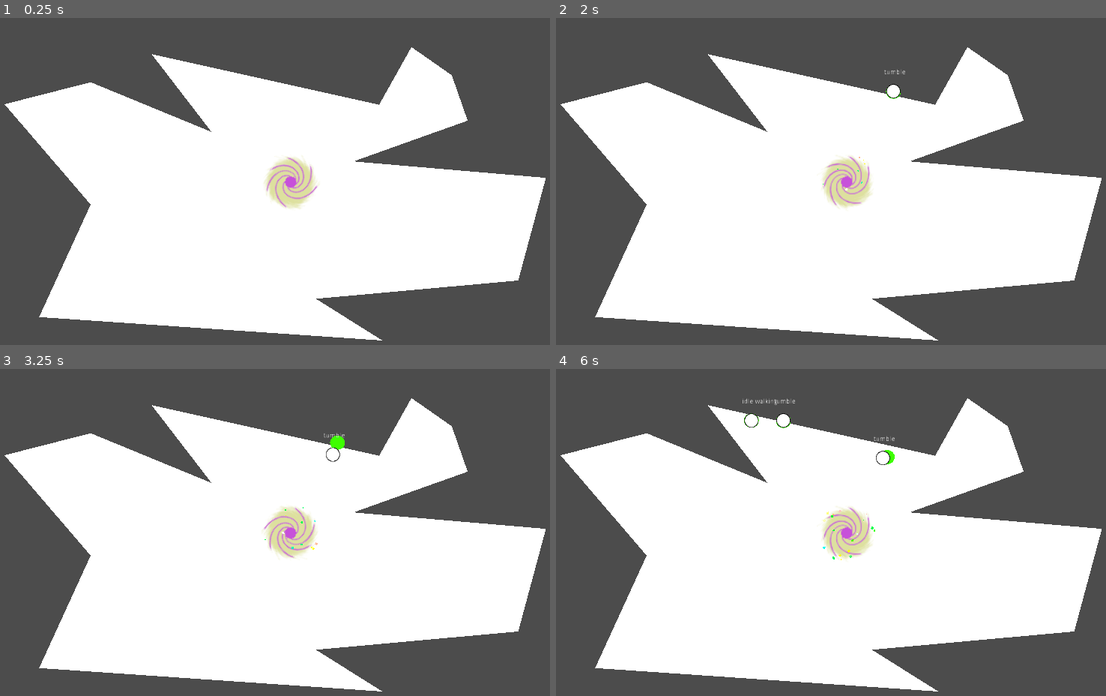
Above: before the commit, frames 1-4 (two rows, left to right).
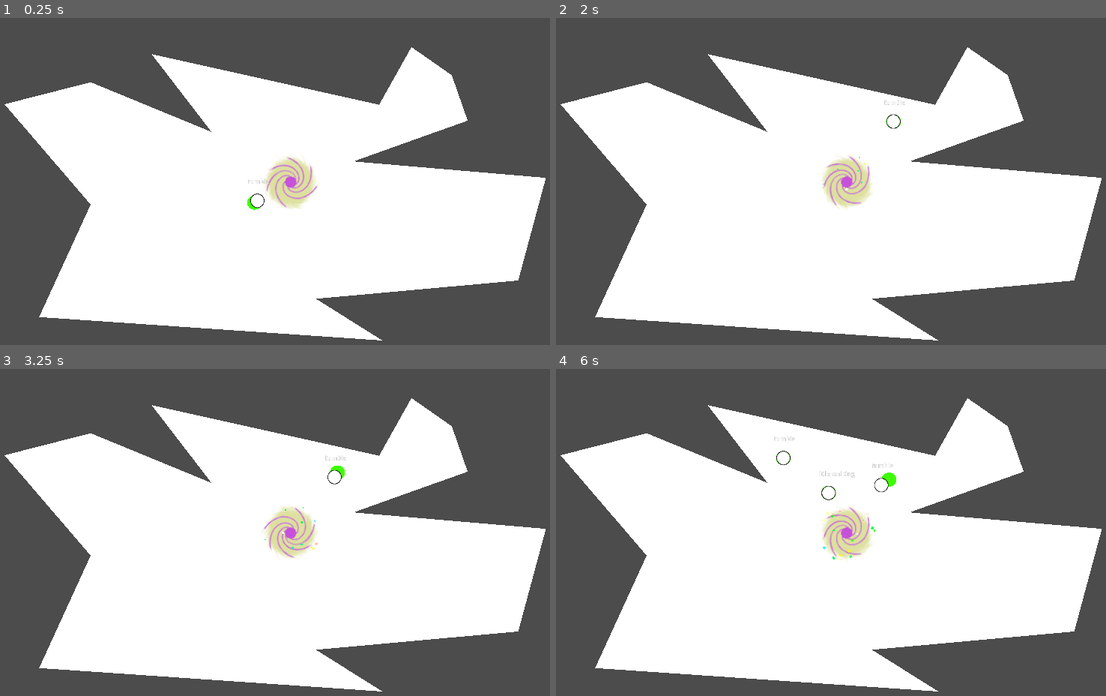
Above: after the commit, the same moments.

Repository: ktosox/GWJ66
Game: Godot game, scene res://test/test_agent_spawner.tscn
Same seed, same stepped clock (60 frames per second), same inputs: the game is played once before the commit and once after it. The project has no main scene, so this scene is started directly.
Inputs (mouse positions are in pixels of both pictures, inside the frame that each line leads up to):
- Up to frame 1 (0.25 s): no input
- Up to frame 2 (2 s): move the mouse to (974, 168) at 0.52 s; click (974, 168) at 0.67 s; drag from (721, 204) to (847, 181) at 1.27 s
- Up to frame 3 (3.25 s): move the mouse to (346, 463) at 2.02 s; click (346, 463) at 2.17 s; drag from (253, 604) to (291, 532) at 2.77 s
- Up to frame 4 (6 s): move the mouse to (1023, 588) at 3.52 s; click (1023, 588) at 3.67 s; drag from (660, 486) to (754, 454) at 4.27 s; move the mouse to (869, 539) at 5.02 s; click (869, 539) at 5.17 s; drag from (754, 454) to (847, 532) at 5.77 s

The runs differ from the first frame. In frame 1, less than 0.1% of the frame differs, in the area x 44-49%, y 49-59%; in frame 2, 0.1%; in frame 3, 0.2%; in frame 4, 0.4%, in the area x 33-62%, y 8-41%.

Commit message:
agent and exit changes
- exit now deletes agents once they get to the center
- agent now looks forward
- agent now goes to exit once it is noticed

Diff:
--- a/Game/stuff/agent/agent.gd
+++ b/Game/stuff/agent/agent.gd
@@ -63,10 +63,14 @@
 func _physics_process(delta):
 	var endurance = 0.03
 	if moving:
+
 		$Legs.offset += delta * speed
+		if $Legs/Mover.global_position != $Torso.global_position:
+			$Torso/Eyes.look_at($Legs/Mover.global_position)
 		var stamina_loss = delta * pow(speed,1.2) * endurance
 		speed = speed - speed * (stamina_loss / max_stamina)
 		stamina -= stamina_loss
+
 
 	else:
 		stamina = min(max_stamina, stamina + delta * 10)
@@ -88,14 +92,14 @@
 	pass
 
 func un_tumble():
-	$Torso.mode = RigidBody2D.MODE_KINEMATIC
+	#$Torso.mode = RigidBody2D.MODE_KINEMATIC
 
 	$Legs.global_position = $Torso.global_position
 	yield(get_tree().create_timer(0.2),"timeout")
 
 	#$Legs/Mover.global_position = $Torso.global_position
 	$Legs/Joint.set_deferred("node_a",NodePath("../Mover"))
-	$Torso.set_deferred("mode",RigidBody2D.MODE_CHARACTER)
+	#$Torso.set_deferred("mode",RigidBody2D.MODE_CHARACTER)
 	pass
 
 func _ready():
@@ -117,3 +121,10 @@
 func _on_ItemGrabber_body_entered(body):
 
 	pass # Replace with function body.
+
+
+
+
+func _on_Torso_tree_exiting():
+	queue_free()
+	pass # Replace with function body.
--- a/Game/stuff/agent/agent.tscn
+++ b/Game/stuff/agent/agent.tscn
@@ -20,8 +20,6 @@
 script = ExtResource( 1 )
 
 [node name="Legs" type="PathFollow2D" parent="."]
-position = Vector2( 0, 1 )
-rotation = -3.1029
 rotate = false
 loop = false
 
@@ -51,6 +49,7 @@
 collision_layer = 8
 collision_mask = 24
 mode = 2
+can_sleep = false
 
 [node name="Brain" parent="Torso" instance=ExtResource( 2 )]
 
@@ -67,11 +66,11 @@
 margin_bottom = -33.0
 
 [node name="Eyes" type="Area2D" parent="Torso"]
-visible = false
 collision_layer = 0
 collision_mask = 2
 
 [node name="CollisionPolygon2D" type="CollisionPolygon2D" parent="Torso/Eyes"]
+rotation = 1.5708
 polygon = PoolVector2Array( -154, -449, -34, 0, 34, 0, 119, -450 )
 
 [node name="Ears" type="Area2D" parent="Torso"]
@@ -94,6 +93,7 @@
 wait_time = 2.0
 one_shot = true
 
+[connection signal="tree_exiting" from="Torso" to="." method="_on_Torso_tree_exiting"]
 [connection signal="body_entered" from="Torso/Eyes" to="Torso/Brain" method="_on_Eyes_body_entered"]
 [connection signal="body_entered" from="Torso/Ears" to="Torso/Brain" method="_on_Ears_body_entered"]
 [connection signal="body_entered" from="Torso/ItemGrabber" to="." method="_on_ItemGrabber_body_entered"]
--- a/Game/stuff/agent/brain.gd
+++ b/Game/stuff/agent/brain.gd
@@ -1,6 +1,6 @@
 extends Node2D
 
-var stuff_to_do = []
+var stuff_to_do = [] # Array of ThingData
 
 
 
@@ -17,6 +17,7 @@
 func new_thing(data : ThingData):
 	# check if data is a duplicate
 	# if not ->
+
 	stuff_to_do.push_front(data)
 	pass
 
@@ -24,9 +25,10 @@
 func do_something():
 
 	if !stuff_to_do.empty():
-		var next_tinhg_to_do = stuff_to_do.front() as ThingData
-		match next_tinhg_to_do.type:
+		var next_thing_to_do = stuff_to_do.front() as ThingData
+		match next_thing_to_do.type:
 			"EXIT":
+				go_to_point.call_func(next_thing_to_do.global_position)
 				pass
 			"ITEM":
 				pass
--- a/Game/stuff/exit.gd
+++ b/Game/stuff/exit.gd
@@ -1,3 +1,9 @@
 extends KinematicBody2D
 
 export var impression : Resource # supposed to be thing_data.gd
+
+
+
+func _on_Escape_body_entered(body): # body is always
+	body.queue_free()
+	pass # Replace with function body.
--- a/Game/stuff/exit.tscn
+++ b/Game/stuff/exit.tscn
@@ -8,15 +8,6 @@
 script = ExtResource( 3 )
 type = "EXIT"
 one_shot = false
-
-[sub_resource type="CircleShape2D" id=1]
-radius = 5.0
-
-[sub_resource type="CircleShape2D" id=2]
-radius = 98.0459
-
-[sub_resource type="CircleShape2D" id=3]
-radius = 28.0
 
 [sub_resource type="Animation" id=7]
 resource_name = "New Anim"
@@ -50,6 +41,15 @@
 "values": [ 0.0 ]
 }
 
+[sub_resource type="CircleShape2D" id=1]
+radius = 5.0
+
+[sub_resource type="CircleShape2D" id=2]
+radius = 117.017
+
+[sub_resource type="CircleShape2D" id=3]
+radius = 28.0
+
 [sub_resource type="Curve" id=4]
 _data = [ Vector2( 0, 0 ), 0.0, 3.09003, 0, 0, Vector2( 1, 1 ), 0.0, 0.0, 0, 0 ]
 
@@ -63,12 +63,21 @@
 script = ExtResource( 2 )
 impression = SubResource( 6 )
 
+[node name="Exit" type="Sprite" parent="."]
+scale = Vector2( 2, 2 )
+texture = ExtResource( 1 )
+
+[node name="AnimationPlayer" type="AnimationPlayer" parent="Exit"]
+autoplay = "New Anim"
+"anims/New Anim" = SubResource( 7 )
+anims/RESET = SubResource( 8 )
+
 [node name="CollisionShape2D" type="CollisionShape2D" parent="."]
 shape = SubResource( 1 )
 
 [node name="SuckZone" type="Area2D" parent="."]
 collision_layer = 0
-collision_mask = 4
+collision_mask = 8
 space_override = 3
 gravity_point = true
 gravity = 200.0
@@ -77,18 +86,11 @@
 shape = SubResource( 2 )
 
 [node name="Escape" type="Area2D" parent="."]
+collision_layer = 0
+collision_mask = 8
 
 [node name="CollisionShape2D" type="CollisionShape2D" parent="Escape"]
 shape = SubResource( 3 )
-
-[node name="Exit" type="Sprite" parent="."]
-scale = Vector2( 2, 2 )
-texture = ExtResource( 1 )
-
-[node name="AnimationPlayer" type="AnimationPlayer" parent="Exit"]
-autoplay = "New Anim"
-"anims/New Anim" = SubResource( 7 )
-anims/RESET = SubResource( 8 )
 
 [node name="CPUParticles2D" type="CPUParticles2D" parent="."]
 amount = 20
@@ -110,3 +112,5 @@
 color_ramp = SubResource( 5 )
 hue_variation = 0.44
 hue_variation_random = 1.0
+
+[connection signal="body_entered" from="Escape" to="." method="_on_Escape_body_entered"]
--- a/Game/test/experimental.tscn
+++ b/Game/test/experimental.tscn
@@ -21,6 +21,11 @@
 
 [sub_resource type="RectangleShape2D" id=6]
 extents = Vector2( 32, 32 )
+
+[sub_resource type="RectangleShape2D" id=7]
+extents = Vector2( 200, 200 )
+
+[sub_resource type="CircleShape2D" id=8]
 
 [node name="Experimental" type="Node2D"]
 script = ExtResource( 1 )
@@ -54,3 +59,24 @@
 
 [node name="CollisionShape2D" type="CollisionShape2D" parent="StaticBody2D2"]
 shape = SubResource( 6 )
+
+[node name="Area2D" type="Area2D" parent="."]
+position = Vector2( 957, 208 )
+collision_layer = 0
+space_override = 3
+gravity_point = true
+gravity = 300.0
+
+[node name="CollisionShape2D" type="CollisionShape2D" parent="Area2D"]
+shape = SubResource( 7 )
+
+[node name="RigidBody2D" type="RigidBody2D" parent="."]
+position = Vector2( 787, 36 )
+collision_mask = 0
+mode = 2
+
+[node name="CollisionShape2D" type="CollisionShape2D" parent="RigidBody2D"]
+shape = SubResource( 8 )
+
+[node name="Icon" type="Sprite" parent="RigidBody2D"]
+texture = ExtResource( 2 )
--- a/Game/test/test_agent_spawner.gd
+++ b/Game/test/test_agent_spawner.gd
@@ -16,6 +16,6 @@
 
 func _on_Timer_timeout():
 	var new_agent = agent_scene.instance()
-	new_agent.global_position = $Exit.global_position + Vector2(rand_range(-300,300),rand_range(-300,300))
+	new_agent.global_position = $Exit.global_position + Vector2(rand_range(-300,300),rand_range(-200,200))
 	add_child(new_agent)
 	pass # Replace with function body.
--- a/Game/test/test_agent_spawner.tscn
+++ b/Game/test/test_agent_spawner.tscn
@@ -1,8 +1,9 @@
-[gd_scene load_steps=4 format=2]
+[gd_scene load_steps=5 format=2]
 
 [ext_resource path="res://test/test_agent_spawner.gd" type="Script" id=1]
 [ext_resource path="res://stuff/exit.tscn" type="PackedScene" id=2]
 [ext_resource path="res://test/poly_auto_navi.tscn" type="PackedScene" id=3]
+[ext_resource path="res://stuff/agent/agent.tscn" type="PackedScene" id=4]
 
 [node name="TestAgentSpawner" type="Node2D"]
 script = ExtResource( 1 )
@@ -24,4 +25,7 @@
 [node name="CollisionPolygon2D" type="CollisionPolygon2D" parent="StaticBody2D"]
 polygon = PoolVector2Array( 445, 219, 224, 121, 21, 180, 206, 401, 97, 648, 885, 703, 739, 606, 1145, 569, 1219, 323, 1260, 318, 1207, 563, 993, 733, 73, 689, 2, 679, -26, 188, -16, 108, 316, 11, 943, -4, 1056, 93, 1208, 335, 811, 302, 1040, 224, 1005, 120, 905, 52, 835, 171, 328, 62 )
 
+[node name="Agent" parent="." instance=ExtResource( 4 )]
+position = Vector2( 574, 394 )
+
 [connection signal="timeout" from="Timer" to="." method="_on_Timer_timeout"]
Not shown: 1 places in Game/test/experimental.tscn that only renumber resources
Not shown, changed: plan.odt
